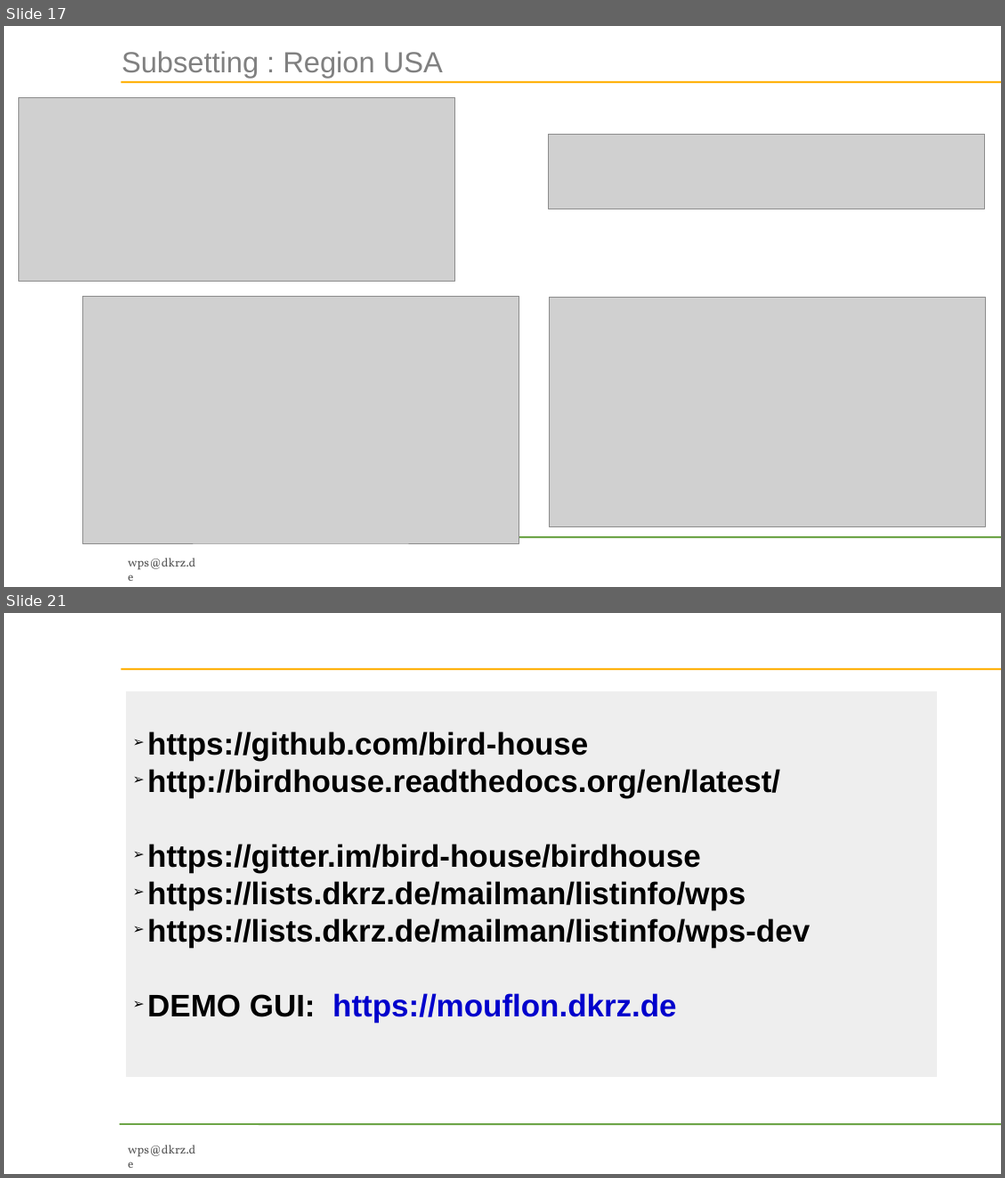
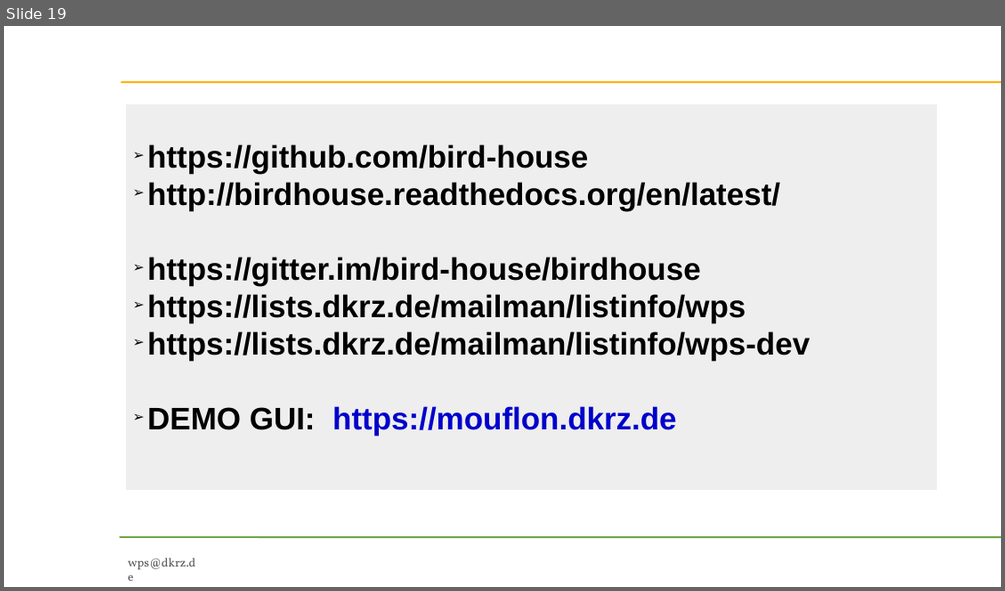
Before and after one commit to bird-house/birdhouse-docs, a slide deck: slides/birdhouse-esgf-f2f-2016/birdhouse-esgf-f2f-2016.odp. Shown one above the other, each under a label of ours: slides 17 and 21 before the commit, slide 19 after it; the slides between them are not shown. The pictures are 1005x1178 and 1005x591 pixels, drawn with LibreOffice and Linux fonts; fonts in the diff are those of the drawing; grey boxes stand for pictures; background and template pictures are left out. Boxes give left, top, right and bottom in pixels: in the first picture for what was removed or moved away, otherwise in the second. Text is boxed around its words. In the diff, an @@ line names an element or a change of style, - is before the commit and + after.

```diff
--- a/slides/birdhouse-esgf-f2f-2016/birdhouse-esgf-f2f-2016.odp
+++ b/slides/birdhouse-esgf-f2f-2016/birdhouse-esgf-f2f-2016.odp
@@ slide 17 removed at [4, 26, 1001, 587], background picture (left out); not listed: 3 template elements that a slide beside it also shows @@
@@ title removed at [121, 51, 443, 78] @@
-Subsetting : Region USA
@@ picture removed at [19, 97, 455, 281] @@
@@ picture removed at [549, 134, 985, 208] @@
@@ picture removed at [82, 296, 518, 543] @@
@@ picture removed at [549, 297, 985, 526] @@
@@ what was slide 21 is now slide 19 @@
```
Also in this commit, not shown: 6 slides changed, 1 slide added.
